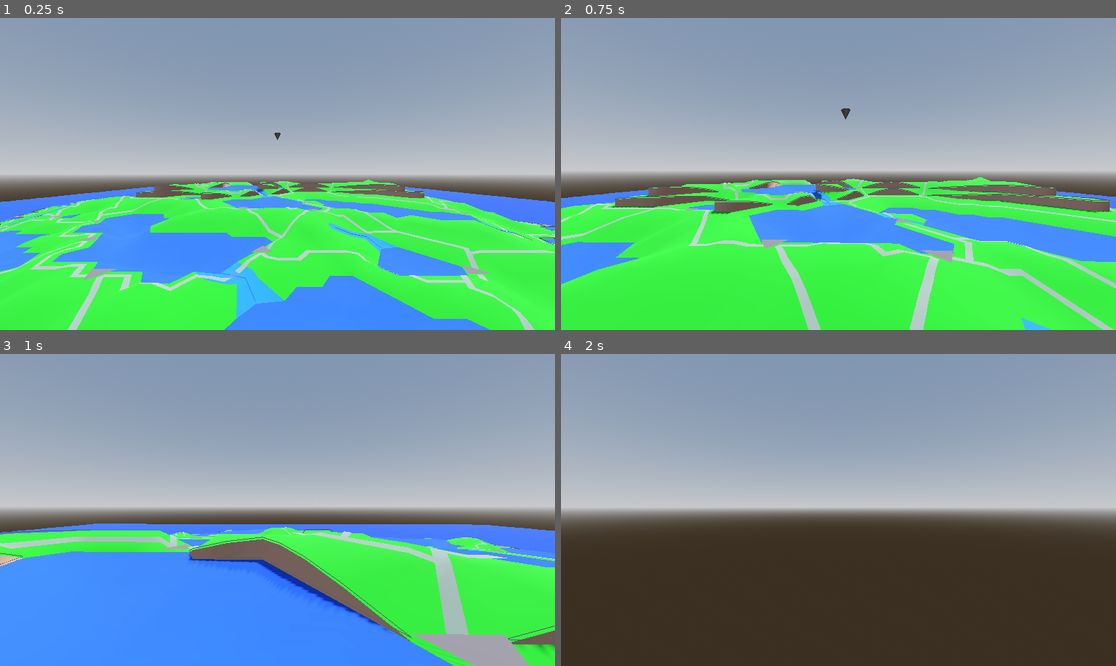
Above: before the commit, frames 1-4 (two rows, left to right).
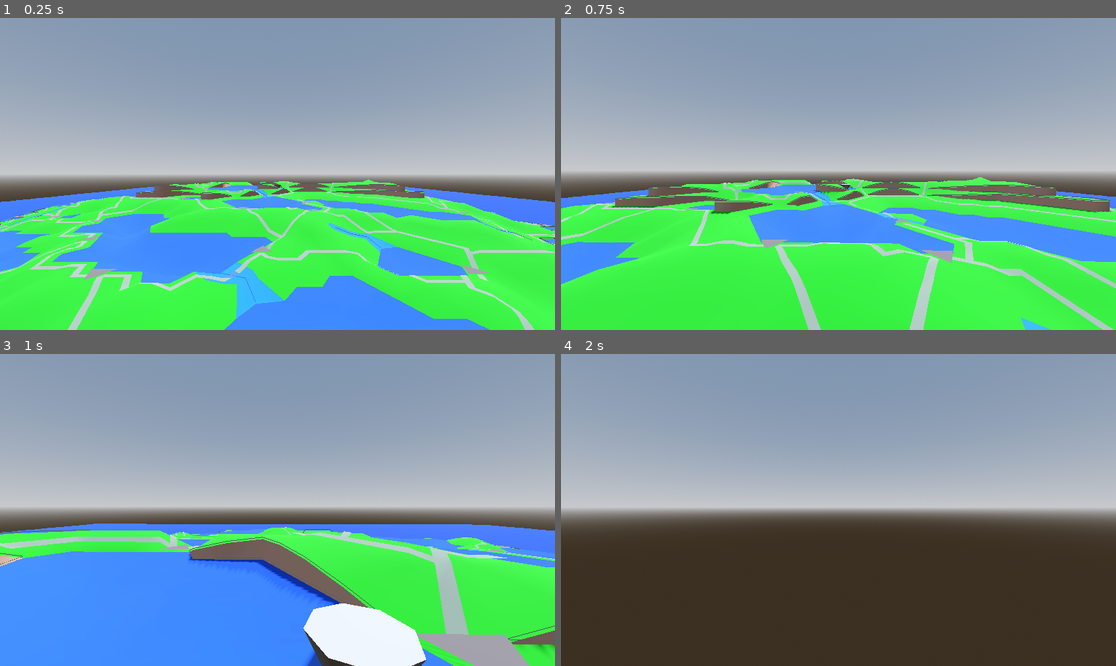
Above: after the commit, the same moments.

Repository: MichaelReel/Faster-Island-Generation
Game: Godot game, scene res://Main.tscn
The game is run twice, just before and just after one commit, with the same random seed, the same clock (stepped at 60 frames per second) and the same inputs.
Inputs (mouse positions are in pixels of both pictures, inside the frame that each line leads up to):
- Up to frame 1 (0.25 s): no input
- Up to frame 2 (0.75 s): tap Enter at 0.5 s; move the mouse to (832, 180) at 0.52 s; hold W (forward) from 0.53 s (still down)
- Up to frame 3 (1 s): keep holding W (forward)
- Up to frame 4 (2 s): keep holding W (forward); move the mouse to (877, 513) at 1.27 s

The runs differ from the first frame. In frame 1, less than 0.1% of the frame differs, in the area x 46-51%, y 36-57%; in frame 2, less than 0.1%; in frame 3, 3.5%, in the area x 54-77%, y 79-100%; in frame 4, nothing differs.

Commit message:
Can now calculate base heights of the grid

Diff:
--- a/Main.tscn
+++ b/Main.tscn
@@ -69,6 +69,7 @@
 
 [node name="MarkerPin" parent="." node_paths=PackedStringArray("data_source") instance=ExtResource("3_878kg")]
 transform = Transform3D(1, 0, 0, 0, 1, 0, 0, 0, 1, 0, 3.11025, 0)
+pin_speed = 1.0
 data_source = NodePath("../GeneratedIsland")
 
 [editable path="GeneratedIsland"]
--- a/island/generation/OutputLayer.gd
+++ b/island/generation/OutputLayer.gd
@@ -19,13 +19,28 @@
 func perform() -> void:
 	readied = true
 
-
 func get_height_at_xz(xz: Vector2) -> float:
 	if not readied:
 		return 0.0
 
 	# Find the cell this point is in (or not)
-	# Find the position within the cell
-	# Calculate the height at this position
+	var cell_ind: int = _tri_cell_layer.get_cell_index_at_xz_position(xz)
+	if cell_ind < 0 or cell_ind >= _tri_cell_layer.get_total_cell_count():
+		return 0.0
 
-	return 10.0
+	# Find the real positions of all the associated corners for this cell
+	var point_indices: PackedInt32Array = _tri_cell_layer.get_triangle_as_point_indices(cell_ind)
+	var vertices: PackedVector3Array = PackedVector3Array(
+			Array(point_indices).map(
+			func (point_index: int): return _tri_cell_layer.get_point_as_vector3(
+				point_index, _cliff_layer.get_height_from_cell_and_point_indices(cell_ind, point_index)
+			)
+		)
+	)
+
+	# Get the height of the point within the cell
+	var normal: Vector3 = _get_normal(vertices)
+	return vertices[1].y - (normal.z * (xz.y - vertices[1].z) + normal.x * (xz.x - vertices[1].x)) / normal.y
+
+func _get_normal(points: PackedVector3Array) -> Vector3:
+	return (points[1] - points[0]).cross(points[1] - points[2])
--- a/island/generation/grid/GridManager.gd
+++ b/island/generation/grid/GridManager.gd
@@ -7,7 +7,7 @@
 
 func _init(tri_side: float, points_per_row: int, material_lib: MaterialLib) -> void:
 	_point_layer = PointLayer.new(tri_side, points_per_row)
-	_tri_cell_layer = TriCellLayer.new(_point_layer)
+	_tri_cell_layer = TriCellLayer.new(_point_layer, tri_side)
 	_grid_mesh = GridMesh.new(_point_layer, _tri_cell_layer, material_lib)
 
 func perform() -> void:
--- a/island/generation/grid/geometry/PointLayer.gd
+++ b/island/generation/grid/geometry/PointLayer.gd
@@ -40,8 +40,40 @@
 	for point_index in range(len(_grid_points)):
 		_connected_point_indices_by_point_index.append(_get_connected_point_indices_by_point_index(point_index))
 
+func get_mesh_center_xz() -> Vector2:
+	return _mesh_center
+
+func get_point_index_for_vector2i(vector: Vector2i) -> int:
+	return vector.x + (vector.y * _points_per_row)
+
+func get_point_for_index(index: int) -> Vector2:
+	return _grid_points[index]
+
+func get_points_per_row() -> int:
+	return _points_per_row
+
+func get_row_count() -> int:
+	return _point_rows
+
+func get_total_point_count() -> int:
+	return len(_grid_points)
+
 func get_connected_point_indices_by_point_index(point_index: int) -> PackedInt32Array:
 	return _connected_point_indices_by_point_index[point_index]
+
+func get_valid_adjacent_point_indices_from_list(point_indices: PackedInt32Array) -> Dictionary:
+	# -> Dictionary[int, PackedInt32Array]
+	"""Create a dictionary of each point in point_indices to each other adjacent point in point_indices"""
+
+	var point_index_to_connects_in_list: Dictionary = {}  # Dictionary[int, PackedInt32Array]
+	for point_index in point_indices:
+		point_index_to_connects_in_list[point_index] = PackedInt32Array()
+		var directions: PackedInt32Array = _connected_point_indices_by_point_index[point_index]
+		for direction in directions:
+			if direction in point_indices:
+				point_index_to_connects_in_list[point_index].append(direction)
+
+	return point_index_to_connects_in_list
 
 func _get_connected_point_indices_by_point_index(point_index: int) -> PackedInt32Array:
 	"""
@@ -60,8 +92,8 @@
 	#      |   \  /  \  /  \  /  \  /
 	#  3   |   0\/___1\/___2\/___3\/
 
-	var point_coords: Vector2i = get_vector2i_for_point_index(point_index)
-	var point_grid_dimensions: Vector2i = get_point_grid_dimensions()
+	var point_coords: Vector2i = _get_vector2i_for_point_index(point_index)
+	var point_grid_dimensions: Vector2i = _get_point_grid_dimensions()
 	var neighbours: PackedInt32Array = []
 
 	# Include point to the left, if there is one
@@ -88,40 +120,8 @@
 
 	return neighbours
 
-func get_point_index_for_vector2i(vector: Vector2i) -> int:
-	return vector.x + (vector.y * _points_per_row)
-
-func get_point_for_index(index: int) -> Vector2:
-	return _grid_points[index]
-
-func get_point_for_vector2i(vector: Vector2i) -> Vector2:
-	return get_point_for_index(get_point_index_for_vector2i(vector))
-
-func get_vector2i_for_point_index(index: int) -> Vector2i:
-	return Vector2i(index % _points_per_row, index / _points_per_row)
-
-func get_points_per_row() -> int:
-	return _points_per_row
-
-func get_row_count() -> int:
-	return _point_rows
-
-func get_point_grid_dimensions() -> Vector2i:
+func _get_point_grid_dimensions() -> Vector2i:
 	return Vector2i(_points_per_row, _point_rows)
 
-func get_total_point_count() -> int:
-	return len(_grid_points)
-
-func get_valid_adjacent_point_indices_from_list(point_indices: PackedInt32Array) -> Dictionary:
-	# -> Dictionary[int, PackedInt32Array]
-	"""Create a dictionary of each point in point_indices to each other adjacent point in point_indices"""
-
-	var point_index_to_connects_in_list: Dictionary = {}  # Dictionary[int, PackedInt32Array]
-	for point_index in point_indices:
-		point_index_to_connects_in_list[point_index] = PackedInt32Array()
-		var directions: PackedInt32Array = _connected_point_indices_by_point_index[point_index]
-		for direction in directions:
-			if direction in point_indices:
-				point_index_to_connects_in_list[point_index].append(direction)
-
-	return point_index_to_connects_in_list
+func _get_vector2i_for_point_index(index: int) -> Vector2i:
+	return Vector2i(index % _points_per_row, index / _points_per_row)
--- a/island/generation/grid/geometry/TriCellLayer.gd
+++ b/island/generation/grid/geometry/TriCellLayer.gd
@@ -2,6 +2,8 @@
 extends Object
 
 var _point_layer: PointLayer
+var _tri_side: float
+var _tri_height: float
 var _tri_per_row: int
 var _tri_rows: int
 var _cells: Array[PackedInt32Array] = []
@@ -9,8 +11,10 @@
 var _corner_neighbours_indices: Array[PackedInt32Array] = []  # Links to touching cells by index
 var _tris_using_point_by_index: Array[PackedInt32Array] = []  # Cells touching a given point
 
-func _init(point_layer: PointLayer) -> void:
+func _init(point_layer: PointLayer, tri_side: float) -> void:
 	_point_layer = point_layer
+	_tri_side = tri_side
+	_tri_height = sqrt(0.75) * _tri_side
 
 func perform() -> void:
 	"""Reference the point indices and create triangles"""
@@ -39,18 +43,14 @@
 
 func get_triangles_as_vector3_arrays() -> Array:
 	"""Return each triangle as an array of 3d vectors for surface creation"""
-	var vec3_array: Array = _cells.map(get_points_as_vector3_array_for_point_indices)
+	var vec3_array: Array = _cells.map(_get_points_as_vector3_array_for_point_indices)
 	return vec3_array
 
 func get_triangle_as_vector3_array_for_index(triangle_index: int) -> PackedVector3Array:
 	"""Return the points of triangle, by index, as an array of 3d vectors"""
-	return get_points_as_vector3_array_for_point_indices(
+	return _get_points_as_vector3_array_for_point_indices(
 		get_triangle_as_point_indices(triangle_index)
 	)
-
-func get_points_as_vector3_array_for_point_indices(point_indices: PackedInt32Array) -> PackedVector3Array:
-	"""Return an array from a list of point indices as an array of 3d vectors"""
-	return PackedVector3Array(Array(point_indices).map(get_point_as_vector3))
 
 func get_point_as_vector3(point_index: int, height: float = 0) -> Vector3:
 	var vec2d: Vector2 = _point_layer.get_point_for_index(point_index)
@@ -61,6 +61,31 @@
 
 func get_tri_cell_vector2i_for_index(index: int) -> Vector2i:
 	return Vector2i(index % _tri_per_row, index / _tri_per_row)
+
+func get_connected_point_indices_by_point_index(point_index: int) -> PackedInt32Array:
+	return _point_layer.get_connected_point_indices_by_point_index(point_index)
+
+func get_total_point_count() -> int:
+	return _point_layer.get_total_point_count()
+
+func get_total_cell_count() -> int:
+	return len(_cells)
+
+func get_triangles_grid_dimensions() -> Vector2i:
+	return Vector2i(_tri_per_row, _tri_rows)
+
+func get_valid_adjacent_point_indices_from_list(point_indices: PackedInt32Array) -> Dictionary:
+	# -> Dictionary[int, PackedInt32Array]
+	return _point_layer.get_valid_adjacent_point_indices_from_list(point_indices)
+
+func get_edge_sharing_neighbours(cell_ind: int) -> PackedInt32Array:
+	return _edge_neighbour_indices[cell_ind]
+
+func get_corner_only_sharing_neighbours(cell_ind: int) -> PackedInt32Array:
+	return _corner_neighbours_indices[cell_ind]
+
+func get_cell_index_at_xz_position(xz: Vector2) -> int:
+	return get_tri_cell_index_for_vector2i(_get_cell_vector2i_surrounding_xz(xz))
 
 func get_tri_cell_horizontal_border(vector: Vector2i) -> int:
 	"""This indicates the side of the triangle which is a flat edge connection to another row
@@ -88,6 +113,35 @@
 		return -1
 	return 0
 
+func _get_points_as_vector3_array_for_point_indices(point_indices: PackedInt32Array) -> PackedVector3Array:
+	"""Return an array from a list of point indices as an array of 3d vectors"""
+	return PackedVector3Array(Array(point_indices).map(get_point_as_vector3))
+
+func _get_cell_vector2i_surrounding_xz(xz: Vector2) -> Vector2i:
+	var internal_xz = xz + _point_layer.get_mesh_center_xz()
+
+	var row : int = int(floor(internal_xz.y / _tri_height))
+	if row > 0 and row < _tri_rows:
+		var even_row: bool = row % 2 == 0
+		# col is trickier than row as it relies on both x and z
+		var col := int(floor(internal_xz.x / (_tri_side * 0.5)))
+		var even_raw_col: bool = col % 2 == 0
+		# Get internal positions in row and raw_col
+		var y_in_row: float = internal_xz.y - (row * _tri_height)
+		var x_in_raw_col: float = internal_xz.x - (col * 0.5 * _tri_side)
+		# Get scaled position of point in the row and raw_col
+		var scaled_y: float = y_in_row / _tri_height
+		var scaled_x: float = x_in_raw_col / (0.5 * _tri_side)
+		# Modify col depending on polarity
+		if even_row == even_raw_col:
+			if scaled_y > scaled_x:
+				col -= 1
+		else:
+			if scaled_y < (1.0 - scaled_x):
+				col -= 1
+		if col > 0 and col < _tri_per_row:
+			return Vector2i(col, row)
+	return Vector2i(-1,-1)
 
 func _create_tri_cell(vector: Vector2i) -> PackedInt32Array:
 	var row: int = vector.y
@@ -118,21 +172,6 @@
 func _point_index(vector: Vector2i) -> int:
 	return _point_layer.get_point_index_for_vector2i(vector)
 
-func get_connected_point_indices_by_point_index(point_index: int) -> PackedInt32Array:
-	return _point_layer.get_connected_point_indices_by_point_index(point_index)
-
-func get_total_point_count() -> int:
-	return _point_layer.get_total_point_count()
-
-func get_total_cell_count() -> int:
-	return len(_cells)
-
-func get_triangles_grid_dimensions() -> Vector2i:
-	return Vector2i(_tri_per_row, _tri_rows)
-
-func get_edge_sharing_neighbours(cell_ind: int) -> PackedInt32Array:
-	return _edge_neighbour_indices[cell_ind]
-
 func _get_edge_sharing_neighbours(cell_ind: int) -> PackedInt32Array:
 	"""
 	Return the immediate, edge sharing, neighbours for a given cell
@@ -159,9 +198,6 @@
 		neighbours.append(get_tri_cell_index_for_vector2i(tri_cell_coords + Vector2i(0, inter_row_dir)))
 
 	return neighbours
-
-func get_corner_only_sharing_neighbours(cell_ind: int) -> PackedInt32Array:
-	return _corner_neighbours_indices[cell_ind]
 
 func _get_corner_only_sharing_neighbours(cell_ind: int) -> PackedInt32Array:
 	"""
@@ -217,7 +253,3 @@
 			neighbours.append(get_tri_cell_index_for_vector2i(Vector2i(x, three_cell_row)))
 
 	return neighbours
-
-func get_valid_adjacent_point_indices_from_list(point_indices: PackedInt32Array) -> Dictionary:
-	# -> Dictionary[int, PackedInt32Array]
-	return _point_layer.get_valid_adjacent_point_indices_from_list(point_indices)
